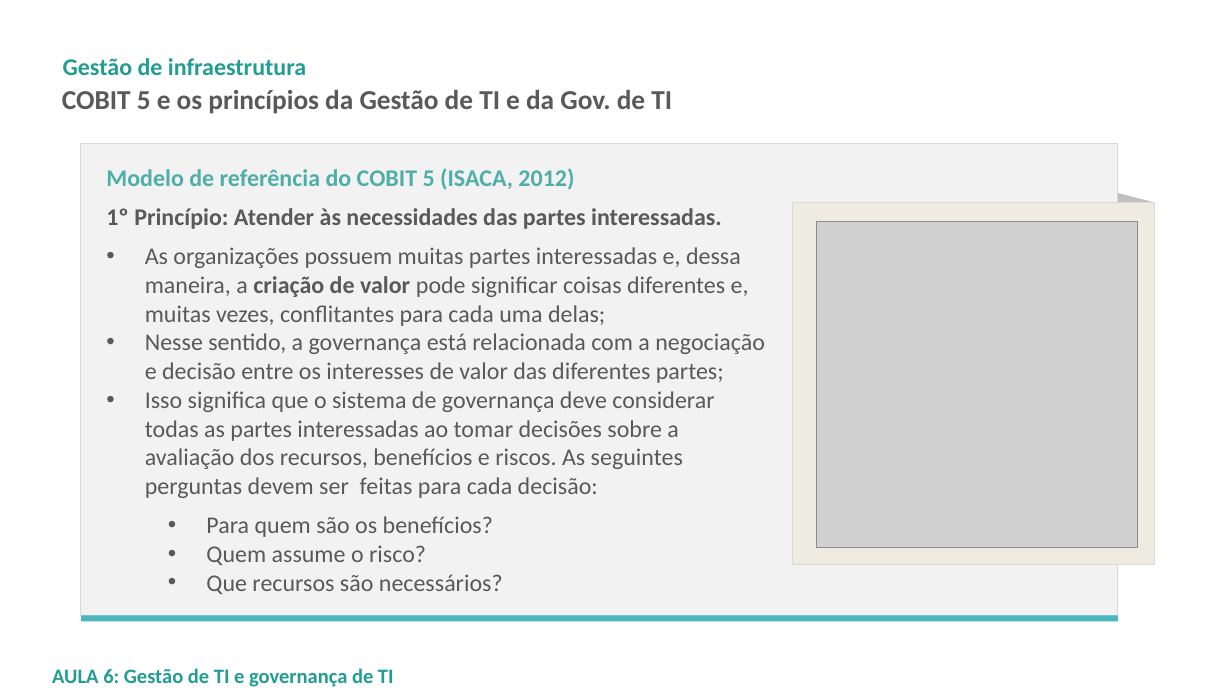
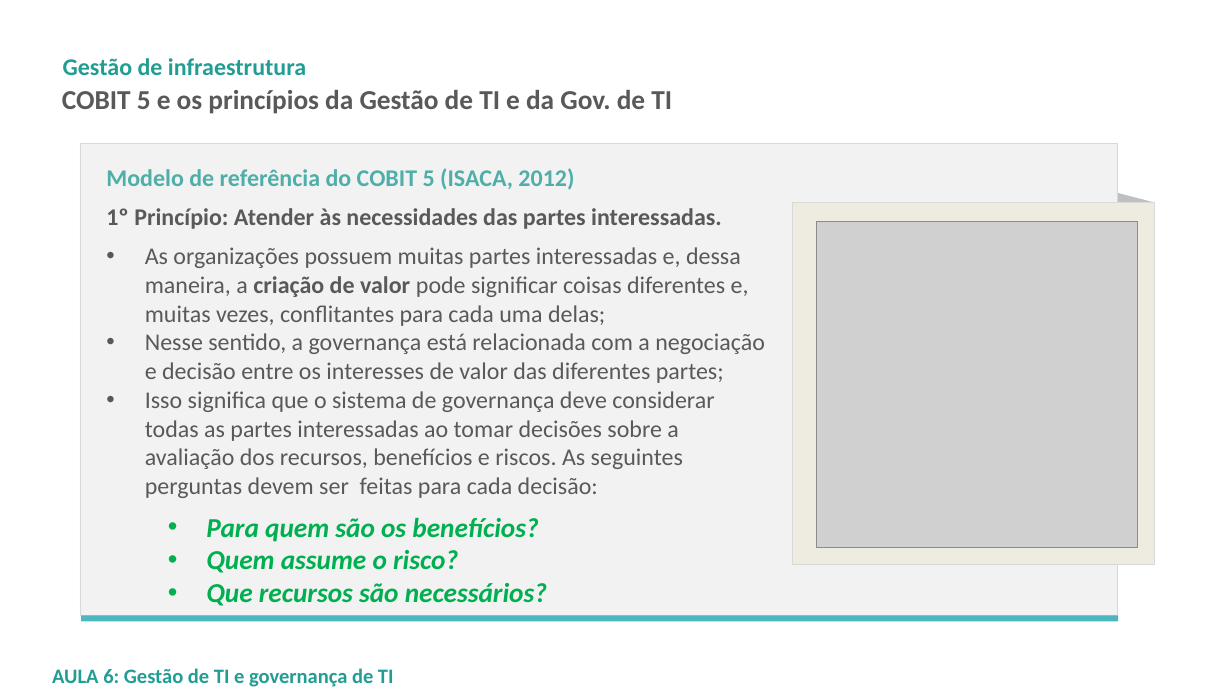
Before and after one commit to LeoCaronezi/CURSOS, a slide deck: slide 37 of GESTAO DE INFRAESTRUTURA - CCT0347/SLIDES/GI_ALB_20019_1_Aula06.pptx. Drawn at 1232x693 pixels with LibreOffice and Linux fonts; fonts in the diff are those of the drawing; grey boxes stand for pictures; background and template pictures are left out. Boxes give left, top, right and bottom in pixels: in the first picture for what was removed or moved away, otherwise in the second. Text is boxed around its words. In the diff, an @@ line names an element or a change of style, - is before the commit and + after.

```diff
--- a/GESTAO DE INFRAESTRUTURA - CCT0347/SLIDES/GI_ALB_20019_1_Aula06.pptx
+++ b/GESTAO DE INFRAESTRUTURA - CCT0347/SLIDES/GI_ALB_20019_1_Aula06.pptx
@@ text at bbox=[206, 517, 547, 606]: size 14 to 16 pt, text colour #595959 to #00B050, bold on, italic on in "Para quem são os benefícios?", "Quem assume o risco?", "Que recursos são necessários?" @@
```
Also in this commit, not shown: 10 other slides changed, 2 other files.
